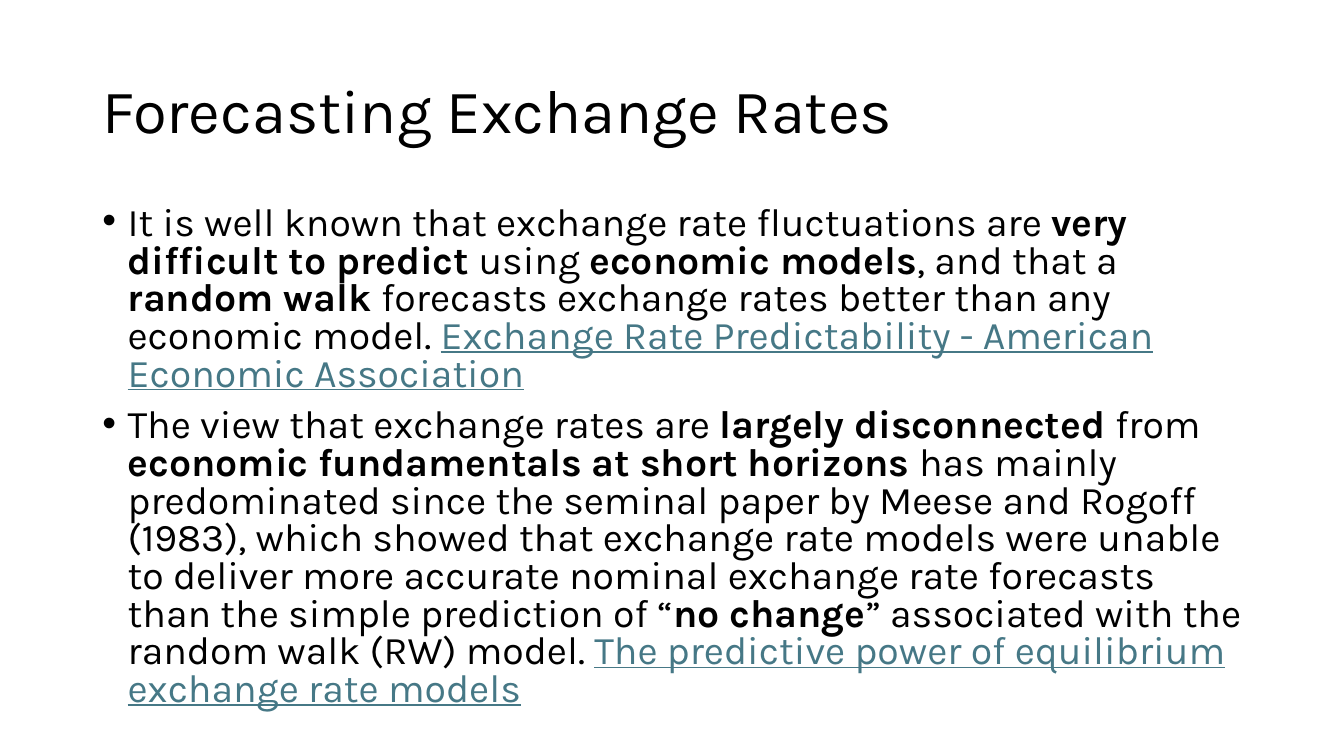
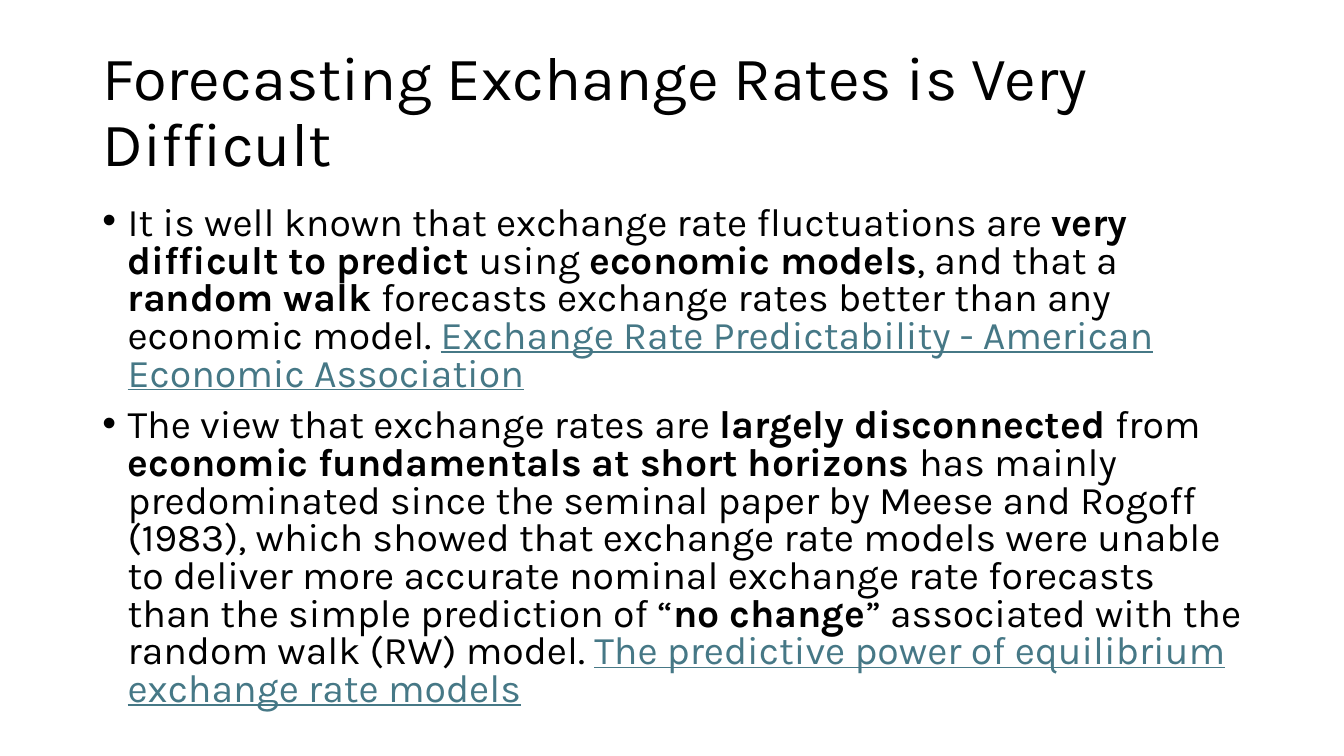
Before and after one commit to mahdi-ghafarian/time-series, a slide deck: slide 26 of borderland/1-cadusd/Presentation/CADUSD.pptx (slide 24 before the commit). Drawn at 1344x756 pixels with LibreOffice and Linux fonts; fonts in the diff are those of the drawing. Boxes give left, top, right and bottom in pixels: in the first picture for what was removed or moved away, otherwise in the second. Text is boxed around its words. In the diff, an @@ line names an element or a change of style, - is before the commit and + after.

```diff
--- a/borderland/1-cadusd/Presentation/CADUSD.pptx
+++ b/borderland/1-cadusd/Presentation/CADUSD.pptx
@@ title at (x1=102, y1=57, x2=1087, y2=167): text changed @@
-Forecasting Exchange Rates
+Forecasting Exchange Rates is Very Difficult
```
Also in this commit, not shown: 1 other slide changed, 2 slides added, 2 other files.
